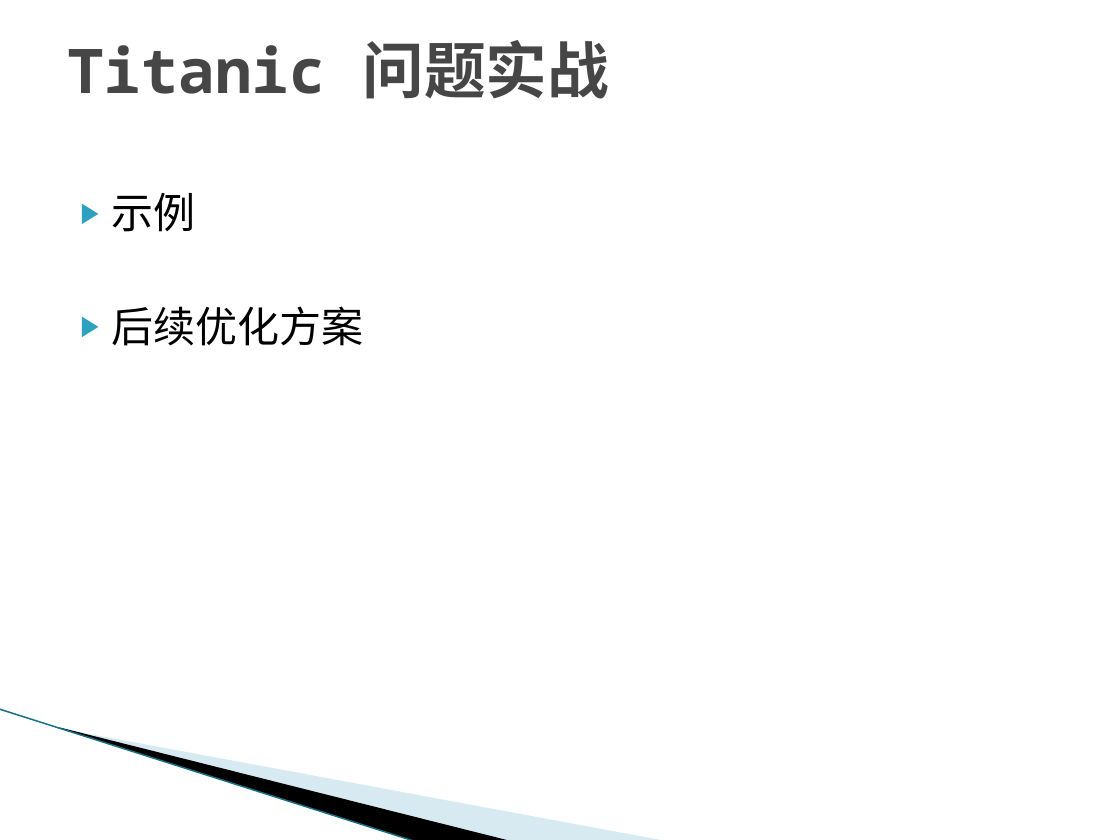
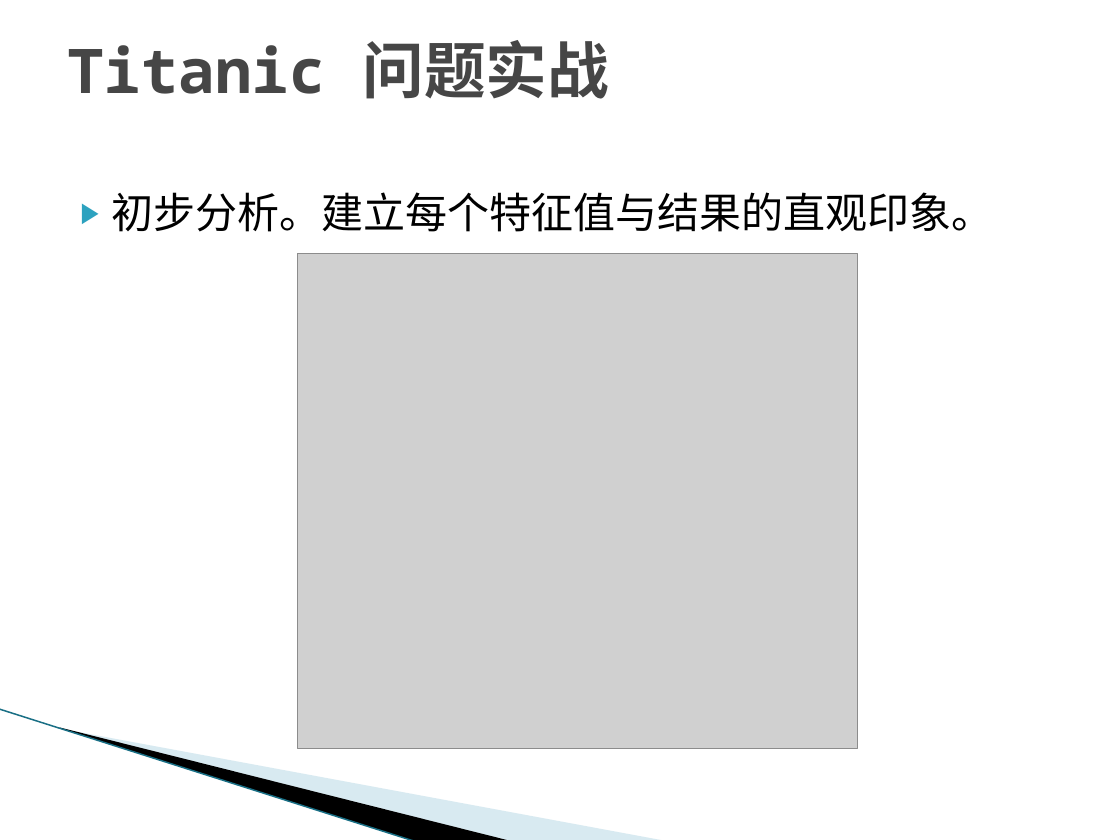
Before and after one commit to evangelist64/ml_test, a slide deck: slide 8 of kaggle/kaggle实战案例分享.pptx. Drawn at 1120x840 pixels with LibreOffice and Linux fonts; fonts in the diff are those of the drawing; grey boxes stand for pictures; background and template pictures are left out. Boxes give left, top, right and bottom in pixels: in the first picture for what was removed or moved away, otherwise in the second. Text is boxed around its words. In the diff, an @@ line names an element or a change of style, - is before the commit and + after.

```diff
--- a/kaggle/kaggle实战案例分享.pptx
+++ b/kaggle/kaggle实战案例分享.pptx
@@ text at (112,192,994,232): text changed @@
-▶ 示例
-▶ 后续优化方案
+▶ 初步分析。建立每个特征值与结果的直观印象。
@@ picture added at (298,254,858,749) @@
```
Also in this commit, not shown: 19 slides added, 1 slide removed, 1 other file.
